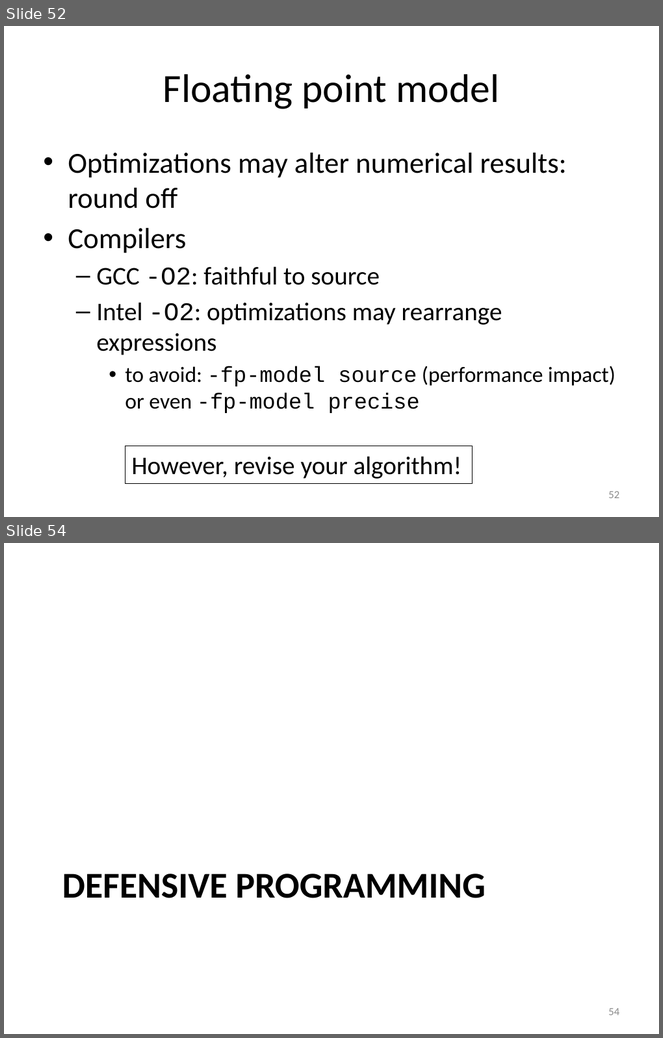
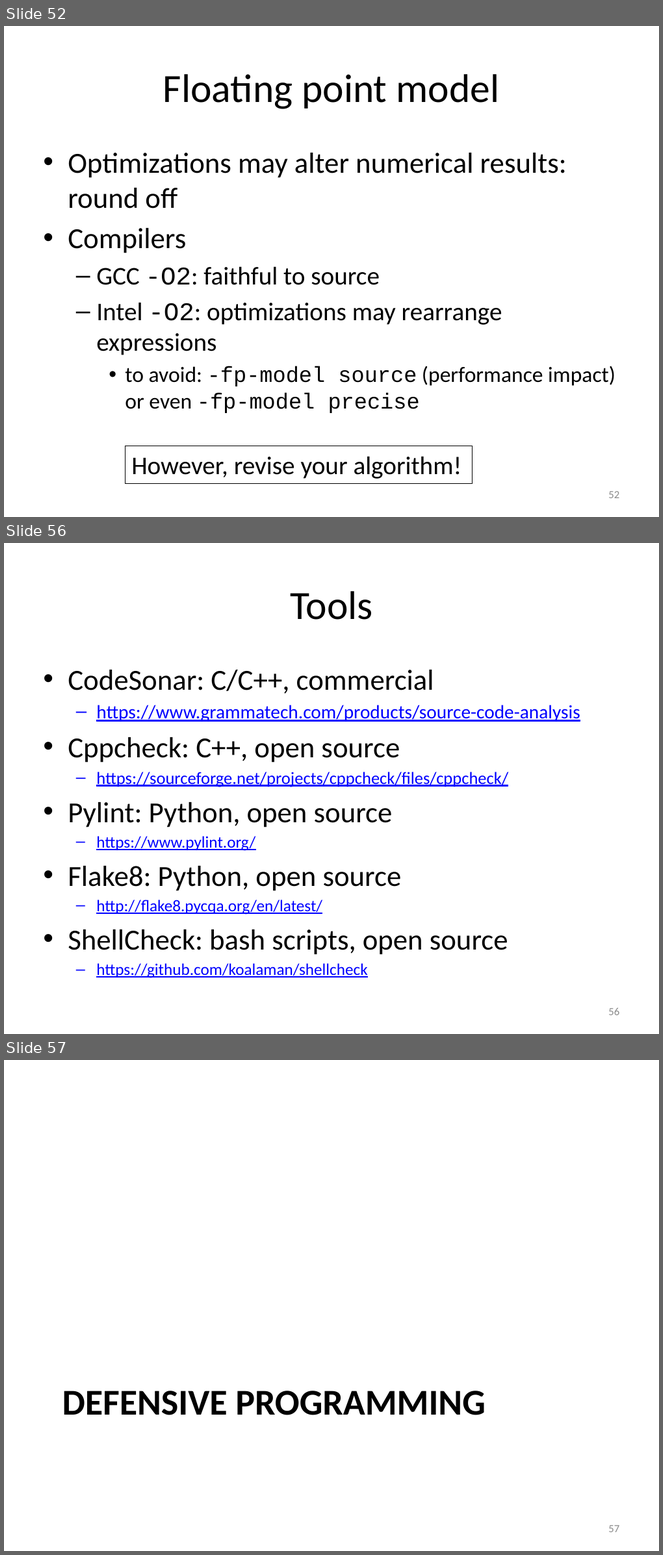
Before and after one commit to gjbex/training-material, a slide deck: Debugging/debugging.pptx. Shown one above the other, each under a label of ours: slides 52 and 54 before the commit, slides 52, 56 and 57 after it; the slides between them are not shown. The pictures are 663x1038 and 663x1555 pixels, drawn with LibreOffice and Linux fonts; fonts in the diff are those of the drawing. Boxes give left, top, right and bottom in pixels: in the first picture for what was removed or moved away, otherwise in the second. Text is boxed around its words. In the diff, an @@ line names an element or a change of style, - is before the commit and + after.

Commit message:
Add slides on static analysis

```diff
--- a/Debugging/debugging.pptx
+++ b/Debugging/debugging.pptx
@@ slide 56 added at [4,543,659,1034], background #FFFFFF @@
@@ title added at [290,591,373,620], 44 pt, text #000000 @@
+Tools
@@ text added at [68,670,581,979], 32 pt, text #0000FF, underline @@
+• CodeSonar: C/C++, commercial
+  – https://www.grammatech.com/products/source-code-analysis
+• Cppcheck: C++, open source
+  – https://sourceforge.net/projects/cppcheck/files/cppcheck/
+• Pylint: Python, open source
+  – https://www.pylint.org/
+• Flake8: Python, open source
+  – http://flake8.pycqa.org/en/latest/
+• ShellCheck: bash scripts, open source
+  – https://github.com/koalaman/shellcheck
@@ page number added at [608,1008,620,1016], 12 pt, text #8C8C8C @@
+56
@@ what was slide 54 is now slide 57 @@
@@ page number at [608,1525,620,1533]: text changed @@
-54
+57
```
Also in this commit, not shown: 1 slide changed, 3 other slides added, 1 slide removed.
